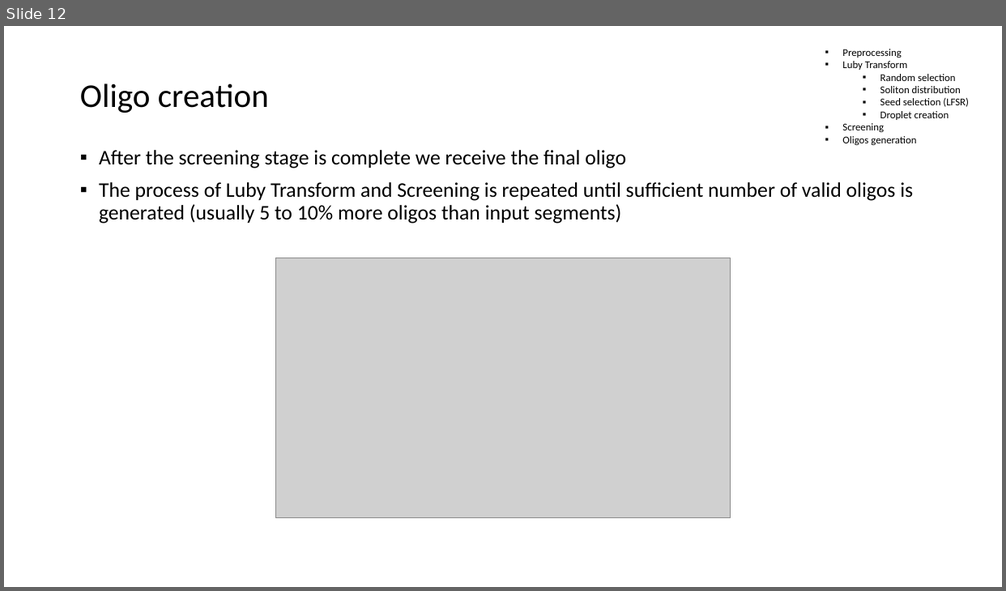
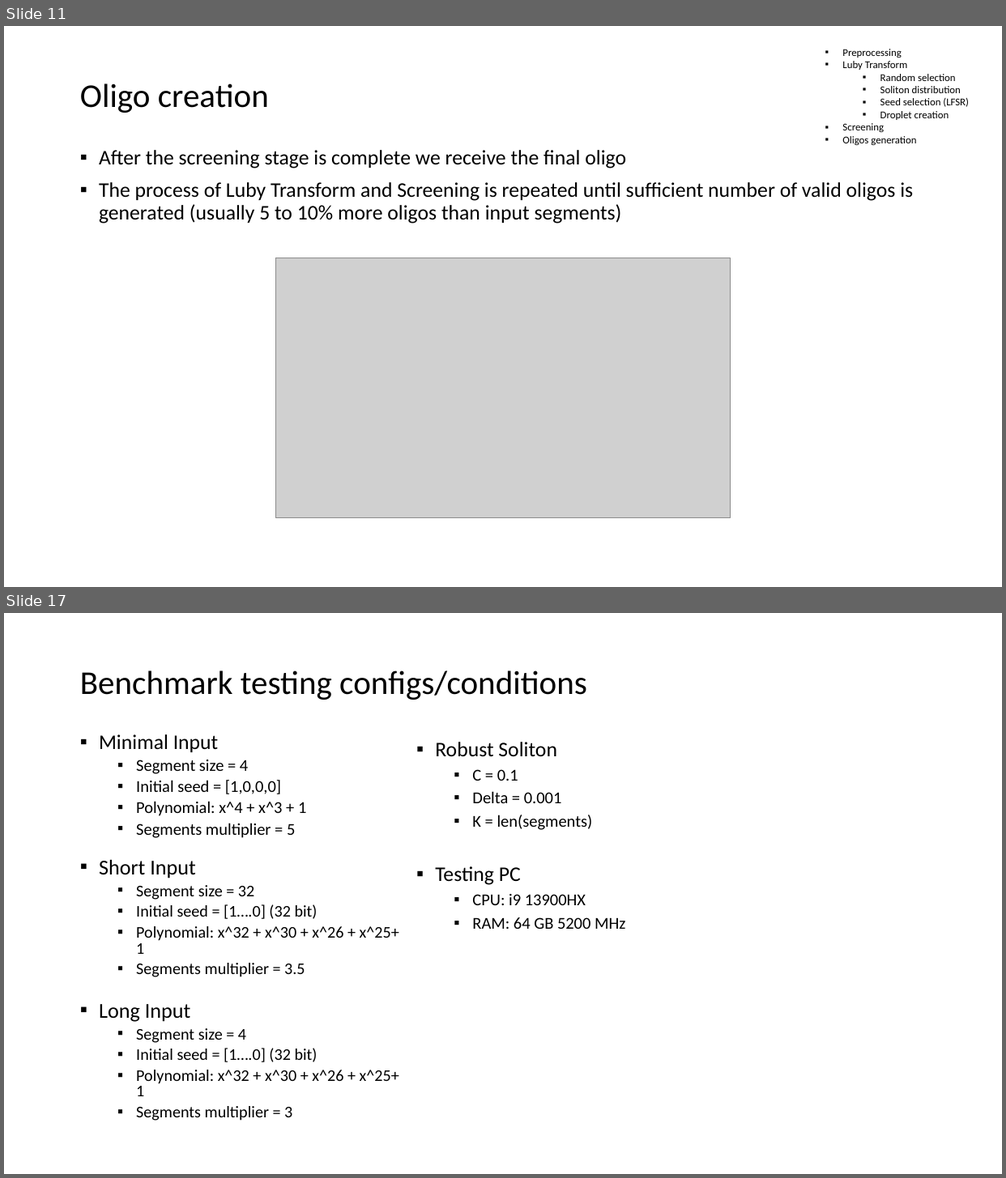
Before and after one commit to NakoNachev/dna_fountain, a slide deck: DNA Fountain_presi.pptx. Shown one above the other, each under a label of ours: slide 12 before the commit, slides 11 and 17 after it; the slides between them are not shown. The pictures are 1006x591 and 1006x1178 pixels, drawn with LibreOffice and Linux fonts; fonts in the diff are those of the drawing; grey boxes stand for pictures. Boxes give left, top, right and bottom in pixels: in the first picture for what was removed or moved away, otherwise in the second. Text is boxed around its words. In the diff, an @@ line names an element or a change of style, - is before the commit and + after.

```diff
--- a/DNA Fountain_presi.pptx
+++ b/DNA Fountain_presi.pptx
@@ slide 17 added at bbox=[4, 613, 1002, 1174], background #FFFFFF @@
@@ title added at bbox=[80, 671, 587, 700], 32 pt, text #000000 @@
+Benchmark testing configs/conditions
@@ text added at bbox=[99, 735, 306, 838], 16 pt, text #000000 @@
+▪ Minimal Input
+  ▪ Segment size = 4
+  ▪ Initial seed = [1,0,0,0]
+  ▪ Polynomial: x^4 + x^3 + 1
+  ▪ Segments multiplier = 5
@@ text added at bbox=[435, 742, 593, 830], 16 pt, text #000000 @@
+▪ Robust Soliton
+  ▪ C = 0.1
+  ▪ Delta = 0.001
+  ▪ K = len(segments)
@@ text added at bbox=[99, 859, 399, 977], 15.7 pt, text #000000 @@
+▪ Short Input
+  ▪ Segment size = 32
+  ▪ Initial seed = [1….0] (32 bit)
+  ▪ Polynomial: x^32 + x^30 + x^26 + x^25+ 1
+  ▪ Segments multiplier = 3.5
@@ text added at bbox=[435, 867, 625, 929], 16 pt, text #000000 @@
+▪ Testing PC
+  ▪ CPU: i9 13900HX
+  ▪ RAM: 64 GB 5200 MHz
@@ text added at bbox=[99, 1004, 399, 1121], 15.7 pt, text #000000 @@
+▪ Long Input
+  ▪ Segment size = 4
+  ▪ Initial seed = [1….0] (32 bit)
+  ▪ Polynomial: x^32 + x^30 + x^26 + x^25+ 1
+  ▪ Segments multiplier = 3
@@ what was slide 12 is now slide 11 @@
```
Also in this commit, not shown: 2 slides changed, 6 other slides added.
